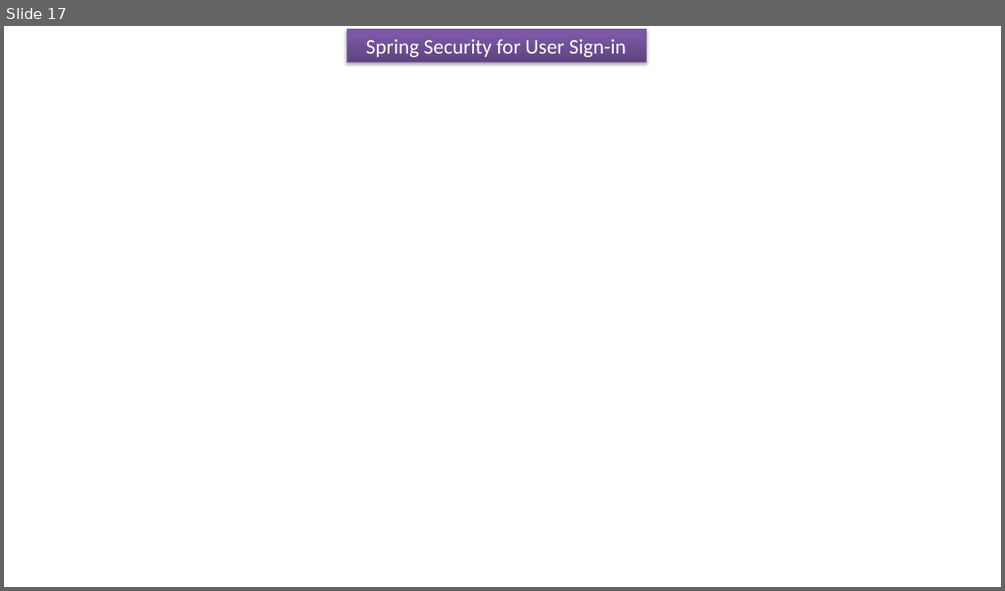
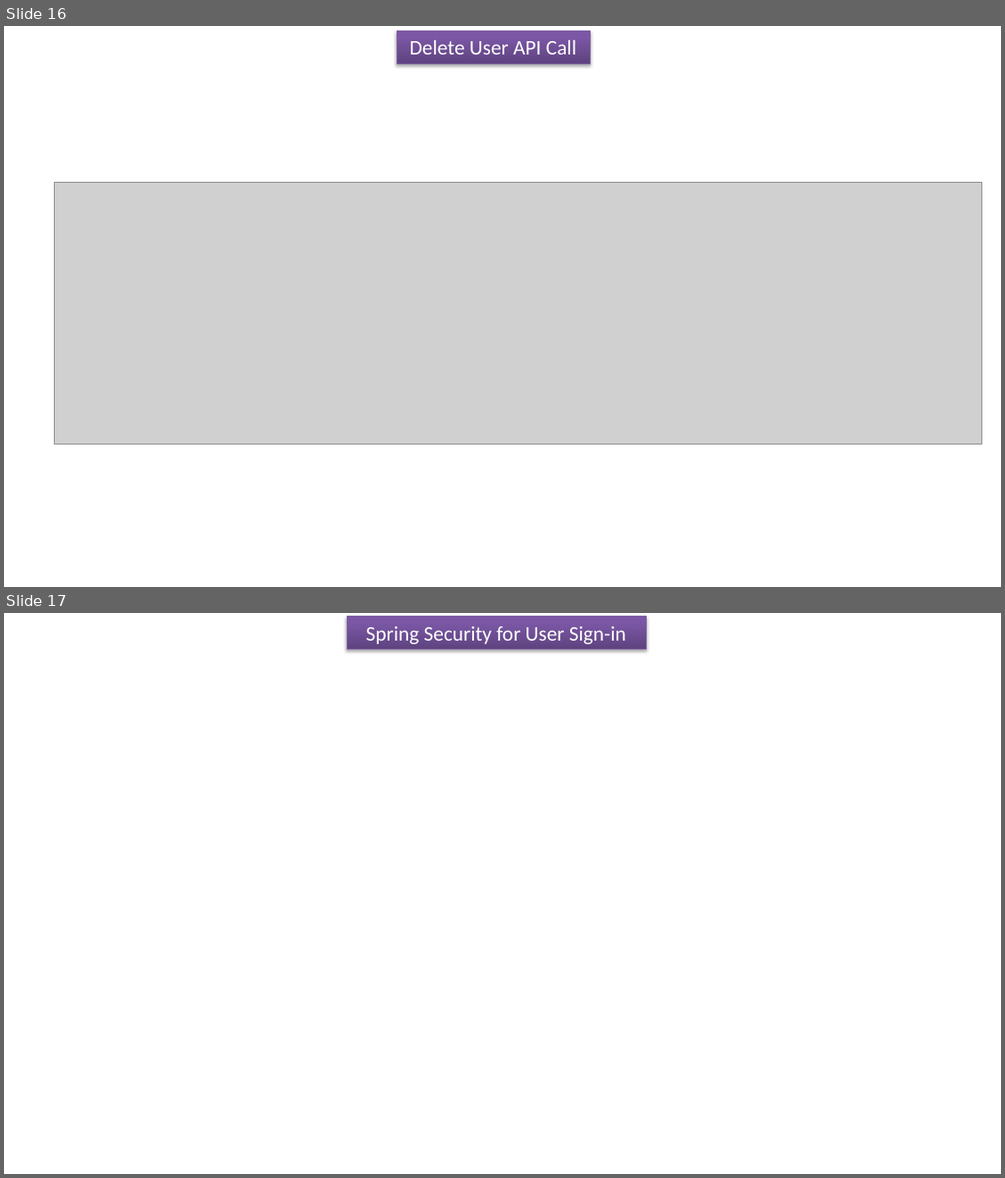
Before and after one commit to ramram43210/Java_2021, a slide deck: Java_2021/SpringBoot_Signup_Signin/User_Signin_Signup_Security.pptx. Shown one above the other, each under a label of ours: slide 17 before the commit, slides 16 and 17 after it. The pictures are 1005x591 and 1005x1178 pixels, drawn with LibreOffice and Linux fonts; fonts in the diff are those of the drawing; grey boxes stand for pictures. Boxes give left, top, right and bottom in pixels: in the first picture for what was removed or moved away, otherwise in the second. Text is boxed around its words. In the diff, an @@ line names an element or a change of style, - is before the commit and + after.

```diff
--- a/Java_2021/SpringBoot_Signup_Signin/User_Signin_Signup_Security.pptx
+++ b/Java_2021/SpringBoot_Signup_Signin/User_Signin_Signup_Security.pptx
@@ slide 16 added at [4, 26, 1001, 587], background #FFFFFF @@
@@ rectangle added at [396, 30, 590, 63], fill gradient #5F4480 to #7B58A6 to #7C57A8, outline #7D60A0 0.75 pt, 20 pt, text #FFFFFF @@
+Delete User API Call
@@ picture added at [54, 182, 982, 443] @@
```
Also in this commit, not shown: 1 slide removed, 1 other file.
